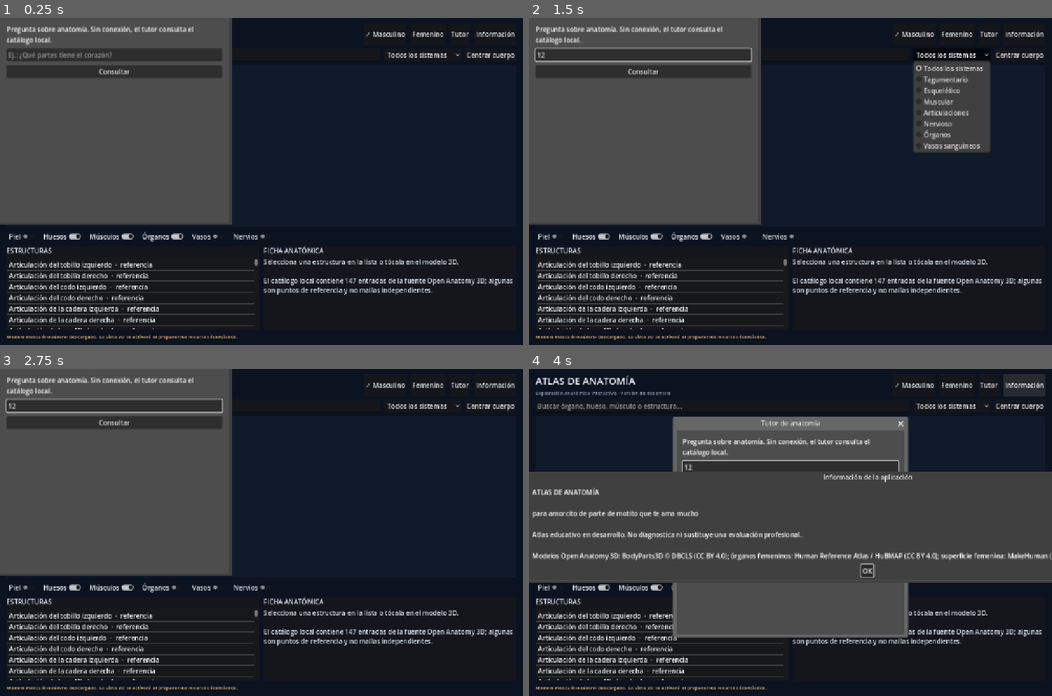
Above: before the commit, frames 1-4 (two rows, left to right).
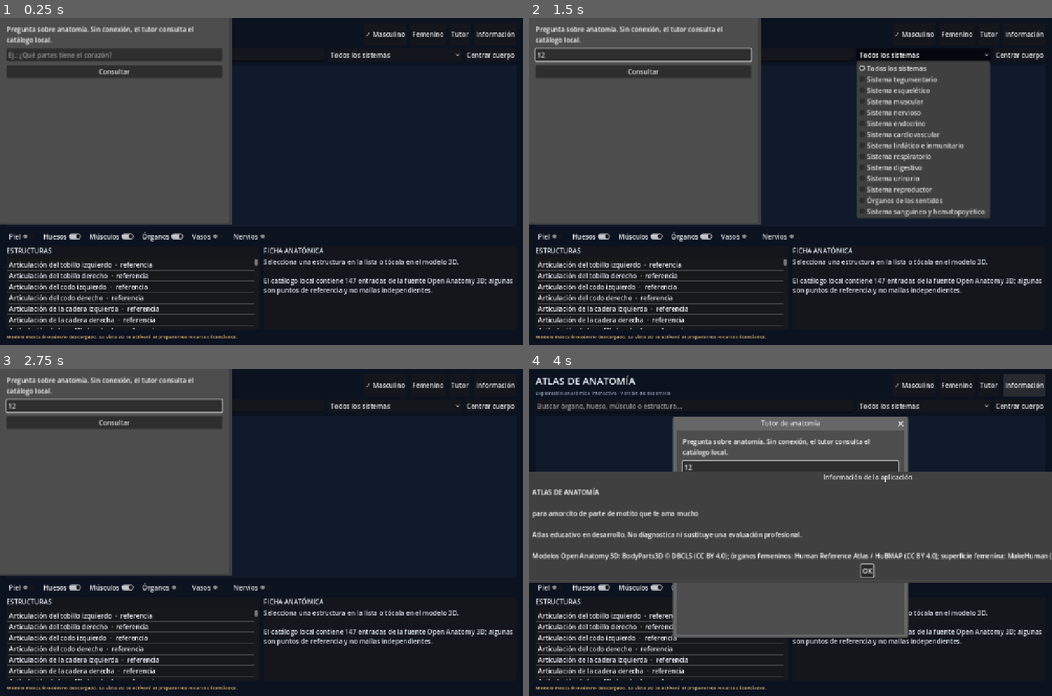
Above: after the commit, the same moments.

Repository: Roxell44444/Atlas-de-Anatomia
Game: Godot game, scene res://scenes/Main.tscn
The game is run twice, just before and just after one commit, with the same random seed, the same clock (stepped at 60 frames per second) and the same inputs.
Inputs (mouse positions are in pixels of both pictures, inside the frame that each line leads up to):
- Up to frame 1 (0.25 s): no input
- Up to frame 2 (1.5 s): click (644, 53) at 0.52 s; type "12" at 0.6 s; click "Todos los sistemas" at 1.25 s
- Up to frame 3 (2.75 s): click "Órganos" at 2 s
- Up to frame 4 (4 s): click "Tutor" at 2.75 s; click "Información" at 3.5 s

The runs differ from the first frame. In frame 1, 0.2% of the frame differs, in the area x 63-86%, y 10-13%; in frame 2, 9.3%, in the area x 62-89%, y 10-62%; in frame 3, 0.2%; in frame 4, 0.2%.

Commit message:
feat: populate system filters from local thirteen-system index

Diff:
--- a/scripts/main.gd
+++ b/scripts/main.gd
@@ -206,19 +206,12 @@
 
 func _populate_system_filter() -> void:
 	system_dropdown.clear()
-	var options := [
-		["Todos los sistemas", "all"],
-		["Tegumentario", "skin"],
-		["Esquelético", "skeleton"],
-		["Muscular", "muscles"],
-		["Articulaciones", "joints"],
-		["Nervioso", "nerves"],
-		["Órganos", "organs"],
-		["Vasos sanguíneos", "vessels"]
-	]
-	for option in options:
-		system_dropdown.add_item(option[0])
-		system_dropdown.set_item_metadata(system_dropdown.item_count - 1, option[1])
+	system_dropdown.add_item("Todos los sistemas")
+	system_dropdown.set_item_metadata(0, "all")
+	for system in catalog.systems:
+		var system_id := str(system.get("id", ""))
+		system_dropdown.add_item(str(system.get("name_es", system_id)))
+		system_dropdown.set_item_metadata(system_dropdown.item_count - 1, system_id)
 
 func _load_progress() -> void:
 	if progress.load(SAVE_PATH) == OK:
